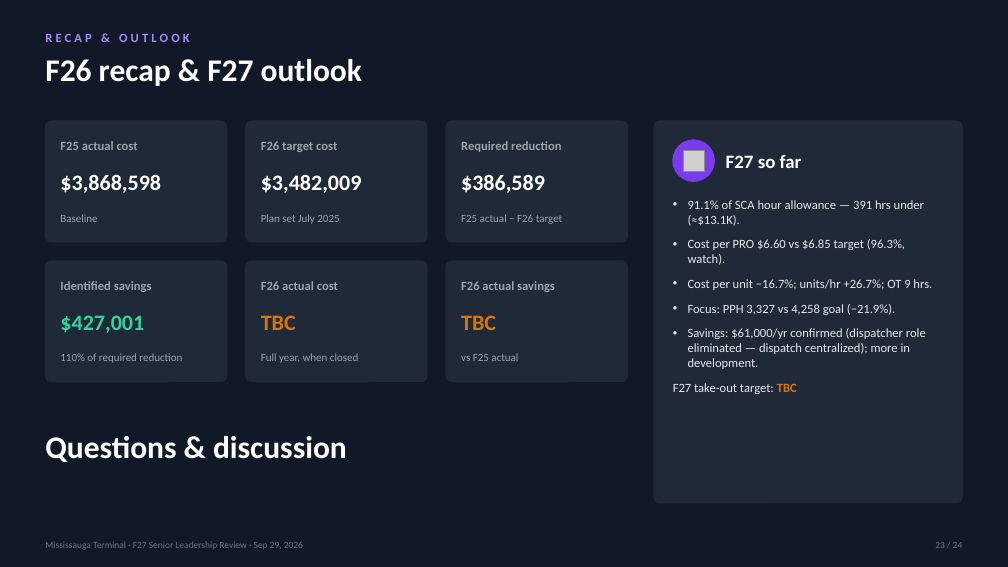
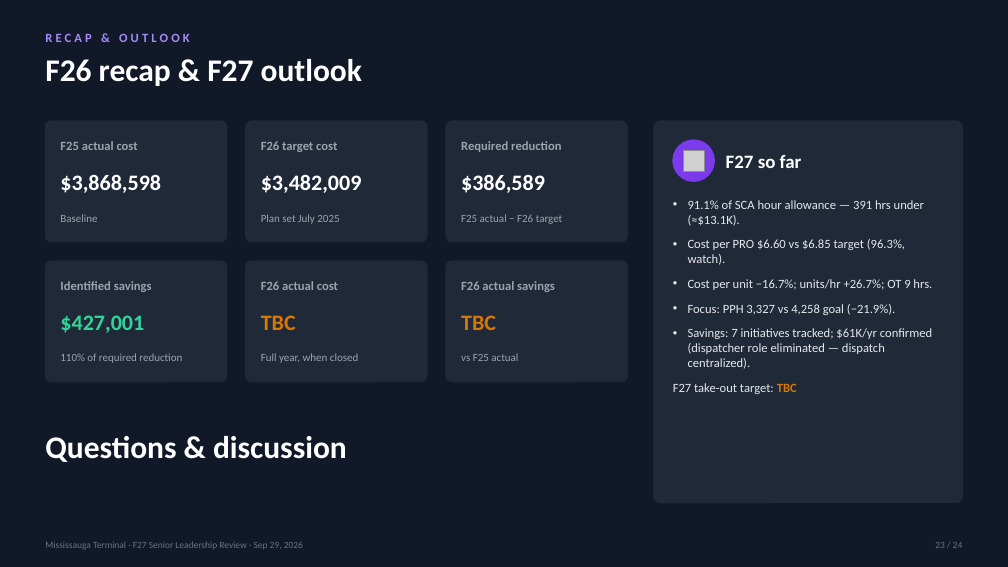
Before and after one commit to FuoriclasseX/mississauga-terminal-f26-cost-transformation-dashboard, a slide deck: slide 23 of presentation/Mississauga_F27_Leadership_Review_Sep29.pptx. Drawn at 1008x567 pixels with LibreOffice and Linux fonts; fonts in the diff are those of the drawing; grey boxes stand for pictures. Boxes give left, top, right and bottom in pixels: in the first picture for what was removed or moved away, otherwise in the second. Text is boxed around its words. In the diff, an @@ line names an element or a change of style, - is before the commit and + after.

```diff
--- a/presentation/Mississauga_F27_Leadership_Review_Sep29.pptx
+++ b/presentation/Mississauga_F27_Leadership_Review_Sep29.pptx
@@ text at bbox=[688, 328, 932, 369]: text changed @@
-• Savings: $61,000/yr confirmed (dispatcher role eliminated — dispatch centralized); more in development.
+• Savings: 7 initiatives tracked; $61K/yr confirmed (dispatcher role eliminated — dispatch centralized).
```
Also in this commit, not shown: 2 other slides changed.
